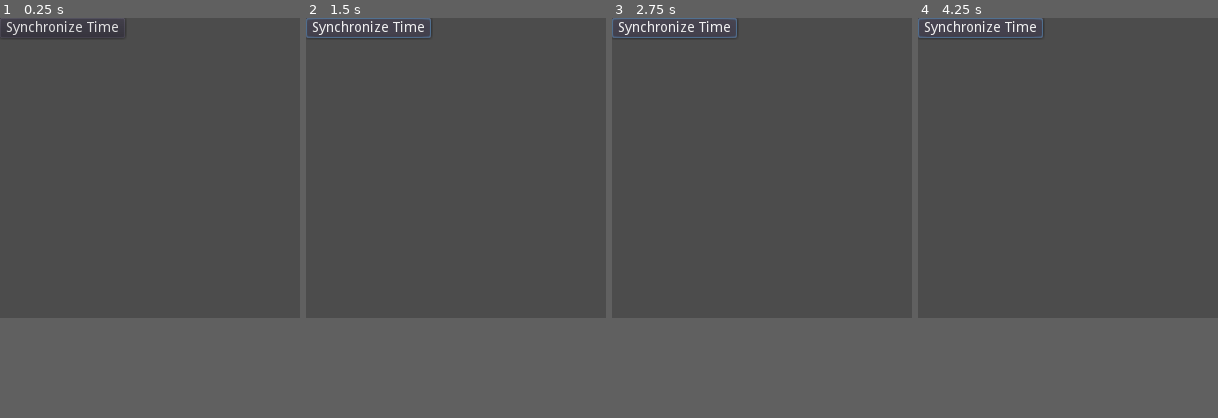
Above: before the commit, frames 1-4 (left to right).
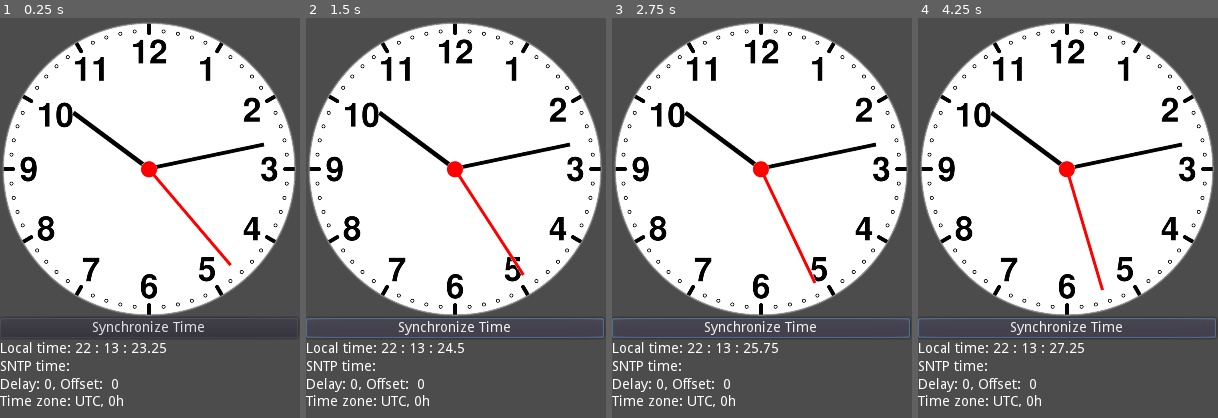
Above: after the commit, the same moments.

Repository: Tim301/SNTP_Clock
Game: Godot game, scene res://SNTP.tscn
Same seed, same stepped clock (60 frames per second), same inputs: the game is played once before the commit and once after it.
Inputs:
- Up to frame 1 (0.25 s): no input
- Up to frame 2 (1.5 s): click "Synchronize Time" at 0.5 s; click "Synchronize Time" at 1.25 s
- Up to frame 3 (2.75 s): click "Synchronize Time" at 2 s
- Up to frame 4 (4.25 s): no input
In our replay, the window is 300x300 before the commit and 300x400 after it. These sizes can differ from the game's own. Grey fills any space a smaller window leaves; there, only what the larger window draws over its background counts as a difference.

The runs differ from the first frame. In frame 1, 58% of the frame differs, in the area x 0-99%, y 0-98%; in frame 2, 59%; in frame 3, 59%, in the area x 0-100%, y 0-98%; in frame 4, 59%.

Commit message:
Add files via upload
It's working!

Diff:
--- /dev/null
+++ b/Clock.gd
@@ -0,0 +1,53 @@
+extends Control
+
+var Hour
+var Minute
+var Second
+var music = AudioStreamPlayer.new()
+var lasthour = float(OS.get_time().hour)
+var lastsecond = float(OS.get_time().second)
+var fps = ProjectSettings.get_setting("physics/common/physics_fps")
+var ms = 0.0
+
+# Called when the node enters the scene tree for the first time.
+func _ready():
+	Hour = get_node("Hour")
+	Minute = get_node("Minute")
+	Second = get_node("Second")
+	add_child(music)
+	#Ding(3)
+
+func _physics_process(_delta):
+	var timeDict = SNTP.datetime
+	var hour = float(timeDict["hour"])
+	var minutes = float(timeDict["minute"])
+	var second = float(timeDict["second"])
+	ms = SNTP.ms
+	if hour > 11:
+		hour -= 12
+	Hour.rotation_degrees = float((360.0/12.0)*hour) + (float((360.0/60.0/12)*minutes) - 180.0)
+	Minute.rotation_degrees = float((360/60)*minutes)
+	Second.rotation_degrees = float((360/60)*(second)) + float((360/60.0/1000.0)*ms)
+
+	if timeDict.hour != lasthour:
+		lasthour = timeDict.hour
+		if hour == 0:
+			print(hour)
+			Ding(12)
+		else:
+			print(hour)
+			Ding(hour)
+
+func Ding(n):
+	var stream = load("res://Clock/Clock.wav")
+	music.set_stream(stream)
+	music.volume_db = 1
+	music.pitch_scale = 1
+	for i in n-1:
+		music.play()
+		yield(get_tree().create_timer(2.90), "timeout")
+	music.stop()
+	stream = load("res://Clock/Clock_End.wav")
+	music.set_stream(stream)
+	music.play()
+	yield(get_tree().create_timer(2.90), "timeout")
--- /dev/null
+++ b/Clock.tscn
@@ -0,0 +1,39 @@
+[gd_scene load_steps=6 format=2]
+
+[ext_resource path="res://Clock/000.png" type="Texture" id=1]
+[ext_resource path="res://Clock/001.png" type="Texture" id=2]
+[ext_resource path="res://Clock/002.png" type="Texture" id=3]
+[ext_resource path="res://Clock.gd" type="Script" id=4]
+[ext_resource path="res://Clock/003.png" type="Texture" id=5]
+
+[node name="Clock" type="Control"]
+anchor_left = 0.5
+anchor_top = 0.5
+anchor_right = 0.5
+anchor_bottom = 0.5
+rect_pivot_offset = Vector2( -150.008, -200.008 )
+script = ExtResource( 4 )
+__meta__ = {
+"_edit_use_anchors_": false
+}
+
+[node name="Back_Ground" type="Sprite" parent="."]
+scale = Vector2( 0.4, 0.4 )
+texture = ExtResource( 5 )
+__meta__ = {
+"_edit_lock_": true
+}
+
+[node name="Minute" type="Sprite" parent="."]
+scale = Vector2( 0.4, 0.4 )
+texture = ExtResource( 3 )
+normal_map = ExtResource( 1 )
+
+[node name="Hour" type="Sprite" parent="."]
+rotation = 3.14159
+scale = Vector2( 0.4, 0.4 )
+texture = ExtResource( 1 )
+
+[node name="Second" type="Sprite" parent="."]
+scale = Vector2( 0.4, 0.4 )
+texture = ExtResource( 2 )
--- a/SNTP.gd
+++ b/SNTP.gd
@@ -3,39 +3,76 @@
 const NTP_HOST = "193.190.198.10"
 const NTP_PORT = 123
 var o_peer_udp: PacketPeerUDP = PacketPeerUDP.new()
+var delay = 0.0
+var offset= 0.0
+var datetime: Dictionary
+var ms: float
+var tz_bias: int
+var tz_name: String
+var last_sync
+
 
 func _ready():
-	pass
+	datetime = OS.get_datetime()
+	datetime["milis"] = float(OS.get_system_time_msecs()/1000.0)
+	tz_bias = OS.get_time_zone_info()["bias"]*60
+	tz_name = OS.get_time_zone_info()["name"]
+	var timer = Timer.new()
+	timer.set_autostart(true)
+	timer.set_one_shot(false)
+	timer.set_wait_time(15)
+	timer.connect("timeout",self,"synchronize")
+	add_child(timer) #to process
+	timer.start() #to start
 
 func synchronize():
-
+	print("Start synchronisation")
 	var send_packet = PoolByteArray()
 	send_packet.append_array([0x1B])
 	print("   send: ", OS.get_system_time_secs())
-	var ntp_s = OS.get_system_time_secs() + 2208988800	# Convert unix time to NTP time, add epoch offset.
+	var ntp_time = OS.get_system_time_secs() + 2208988800	# Convert unix time to NTP time, add epoch offset.
 	var ntp_us = (int(OS.get_system_time_msecs() - stepify(OS.get_system_time_msecs(), 1000))<<32)/1000  # ntp_us = (unix_us<<32)/1000000
-	#print("ms: ",OS.get_system_time_msecs())
 	for n in range(39):
 		send_packet.append_array([0x00])
-	send_packet.append_array([(( ntp_s >> 24) & 0xff),(( ntp_s >> 16) & 0xff),(( ntp_s >> 8) & 0xff),(( ntp_s >> 0) & 0xff),(( ntp_us >> 24) & 0xff),(( ntp_us >> 16) & 0xff),(( ntp_us >> 8) & 0xff),(( ntp_us >> 0) & 0xff)])
+	send_packet.append_array([(( ntp_time >> 24) & 0xff),(( ntp_time >> 16) & 0xff),(( ntp_time >> 8) & 0xff),(( ntp_time >> 0) & 0xff)])
+	send_packet.append_array([(( ntp_us >> 24) & 0xff),(( ntp_us >> 16) & 0xff),(( ntp_us >> 8) & 0xff),(( ntp_us >> 0) & 0xff)])
 	o_peer_udp.set_dest_address(NTP_HOST, NTP_PORT)
 	o_peer_udp.put_packet(send_packet)
 
 func _process(delta):
 	var recv_packet = o_peer_udp.get_packet()
 	if recv_packet.size() > 0:
-#		for m in range(12):
-#			print(
-#				"%02X %02X %02X %02X" % [
-#					recv_packet[(4 * m) + 0],
-#					recv_packet[(4 * m) + 1],
-#					recv_packet[(4 * m) + 2],
-#					recv_packet[(4 * m) + 3]
-#					]
-#				)
-		var t4 = float(recv_packet[40] << 24) + (recv_packet[41] << 16) + (recv_packet[42] << 8) + (recv_packet[43] << 0) - 2208988800
-		var tu = (recv_packet[44] << 24) + (recv_packet[45] << 16) + (recv_packet[46] << 8) + (recv_packet[47] << 0)
-		var tu2 = float(((recv_packet[44] << 24) + (recv_packet[45] << 16) + (recv_packet[46] << 8) + (recv_packet[47] << 0))*1000 >> 32)/1000
-		print(float(tu*1000>>32)/1000)
-		print(t4+(float(tu*1000>>32)/1000))
-		print("Receive: ", t4)
+		var t1 =  packet2timefloat(recv_packet.subarray(24,31))
+		var t2 = packet2timefloat(recv_packet.subarray(32,39))
+		var t3 = packet2timefloat(recv_packet.subarray(40,47))
+		var t4 = float(OS.get_system_time_msecs()/1000.0)
+		delay = (t4-t1)-(t3-t2)
+		offset = ((t2-t1)+(t3-t4))/2.0
+#		print("t1: ", t1)
+#		print("t2: ", t2)
+#		print("t3: ", t3)
+#		print("t4: ", t4)
+#
+#		print("t2: ", timeformat(t2))
+#		print("t3: ", timeformat(t3))
+#		print("t4: ", timeformat(t4))
+#		print("offset: ", offset)
+	var unix_time = float(OS.get_system_time_msecs()/1000.0) + offset + tz_bias
+	datetime = OS.get_datetime_from_unix_time(unix_time)
+	ms = float(unix_time - int(unix_time))*1000
+	last_sync = datetime
+#	print("time: ", unix_time )
+#	print("ms: ", ms)
+#	print("delay: ", delay)
+#	print("offset: ", offset)
+
+func timeformat(floattime: float) -> String:
+	var timetoprint = OS.get_datetime_from_unix_time(floattime)
+	var text = str(timetoprint["hour"]) + " : " + str(timetoprint["minute"]) + " : " +  str(timetoprint["second"]) + "." + str(ms)
+	var mstoprint = float(floattime - int(floattime))*1000
+	return text
+
+func packet2timefloat(ntp_time: PoolByteArray) -> float:
+	var time_s = float(ntp_time[0] << 24) + (ntp_time[1] << 16) + (ntp_time[2]<< 8) + (ntp_time[3] << 0) - 2208988800
+	var time_us = float(((ntp_time[4] << 24) + (ntp_time[5] << 16) + (ntp_time[6] << 8) + (ntp_time[7] << 0))*1000000000 >> 32)/1000000000.0
+	return  time_s + time_us
--- a/SNTP.tscn
+++ b/SNTP.tscn
@@ -1,14 +1,77 @@
-[gd_scene load_steps=2 format=2]
+[gd_scene load_steps=6 format=2]
 
-[ext_resource path="res://SNTP.gd" type="Script" id=1]
+[ext_resource path="res://sync_time.gd" type="Script" id=1]
+[ext_resource path="res://sys_time.gd" type="Script" id=2]
+[ext_resource path="res://sntp_time.gd" type="Script" id=3]
+[ext_resource path="res://info.gd" type="Script" id=4]
+[ext_resource path="res://Clock.tscn" type="PackedScene" id=5]
 
 [node name="Node2D" type="Node2D"]
-script = ExtResource( 1 )
 
-[node name="Button" type="Button" parent="."]
-text = "Synchronize Time"
+[node name="Clock" parent="." instance=ExtResource( 5 )]
+anchor_left = 0.0
+anchor_top = 0.0
+anchor_right = 1.0
+anchor_bottom = 1.0
+margin_left = 148.822
+margin_top = 151.429
+margin_right = 148.822
+margin_bottom = 151.429
+
+[node name="VBoxContainer" type="VBoxContainer" parent="."]
+margin_top = 300.0
+margin_right = 298.0
+margin_bottom = 400.0
+grow_horizontal = 2
+grow_vertical = 2
+size_flags_vertical = 0
 __meta__ = {
 "_edit_use_anchors_": false
 }
 
-[connection signal="button_up" from="Button" to="." method="synchronize"]
+[node name="sync_time" type="Button" parent="VBoxContainer"]
+margin_right = 298.0
+margin_bottom = 20.0
+text = "Synchronize Time"
+script = ExtResource( 1 )
+__meta__ = {
+"_edit_lock_": true,
+"_edit_use_anchors_": false
+}
+
+[node name="sys_time" type="Label" parent="VBoxContainer"]
+margin_top = 24.0
+margin_right = 298.0
+margin_bottom = 38.0
+text = "sys_time"
+valign = 1
+script = ExtResource( 2 )
+__meta__ = {
+"_edit_lock_": true,
+"_edit_use_anchors_": false
+}
+
+[node name="sntp_time" type="Label" parent="VBoxContainer"]
+margin_top = 42.0
+margin_right = 298.0
+margin_bottom = 56.0
+size_flags_horizontal = 3
+text = "SNTP time: "
+valign = 1
+script = ExtResource( 3 )
+__meta__ = {
+"_edit_lock_": true,
+"_edit_use_anchors_": false
+}
+
+[node name="info" type="Label" parent="VBoxContainer"]
+margin_top = 60.0
+margin_right = 298.0
+margin_bottom = 74.0
+valign = 1
+script = ExtResource( 4 )
+__meta__ = {
+"_edit_use_anchors_": false
+}
+
+[connection signal="pressed" from="VBoxContainer/sync_time" to="VBoxContainer/sync_time" method="_on_sync_time_pressed"]
--- /dev/null
+++ b/info.gd
@@ -0,0 +1,14 @@
+extends Label
+
+
+# Declare member variables here. Examples:
+# var a = 2
+# var b = "text"
+
+
+# Called when the node enters the scene tree for the first time.
+func _ready():
+	pass # Replace with function body.
+
+func _process(delta):
+	text = "Delay: " + str(SNTP.delay) + ", Offset:  " +  str(SNTP.offset) + "\nTime zone: " + SNTP.tz_name + ", " + str(SNTP.tz_bias/3600) +"h"
--- a/project.godot
+++ b/project.godot
@@ -15,11 +15,15 @@
 run/low_processor_mode=true
 config/icon="res://icon.png"
 
+[autoload]
+
+SNTP="*res://SNTP.gd"
+
 [display]
 
+window/size/width=300
+window/size/height=400
 window/size/resizable=false
-window/size/test_width=300
-window/size/test_height=300
 window/stretch/aspect="keep"
 
 [physics]
--- /dev/null
+++ b/sntp_time.gd
@@ -0,0 +1,21 @@
+extends Label
+
+
+# Declare member variables here. Examples:
+# var a = 2
+# var b = "text"
+
+
+# Called when the node enters the scene tree for the first time.
+func _ready():
+	pass # Replace with function body.
+
+func _process(delta):
+	if SNTP.offset != 0.0:
+		var datetime = SNTP.datetime
+		var ms = int(SNTP.ms)
+		text = "SNTP time: " + str(datetime["hour"]) + " : " + str(datetime["minute"]) + " : " +  str(datetime["second"]+ (ms/1000.0))
+
+# Called every frame. 'delta' is the elapsed time since the previous frame.
+#func _process(delta):
+#	pass
--- /dev/null
+++ b/sync_time.gd
@@ -0,0 +1,4 @@
+extends Button
+
+func _on_sync_time_pressed():
+	SNTP.synchronize()
--- /dev/null
+++ b/sys_time.gd
@@ -0,0 +1,7 @@
+extends Label
+
+func _process(delta):
+	var datetime = OS.get_datetime()
+	var unix_time = float(OS.get_system_time_msecs()/1000.0)
+	var ms = float(unix_time - int(unix_time))*1000
+	text = "Local time: " +  str(datetime["hour"]) + " : " + str(datetime["minute"]) + " : " +  str(datetime["second"]+(ms/1000.0))
Binary file added: Clock/000.png
Not shown, added: Clock/000.png.import
Binary file added: Clock/001.png
Not shown, added: Clock/001.png.import
Binary file added: Clock/002.png
Not shown, added: Clock/002.png.import
Binary file added: Clock/003.png
Not shown, added: Clock/003.png.import
Not shown, added: Clock/Clock.wav.import
Not shown, added: Clock/Clock_End.wav.import
Not shown, added: export_presets.cfg
Not shown, added: Clock/Clock.wav
(and 1 more such lines)
